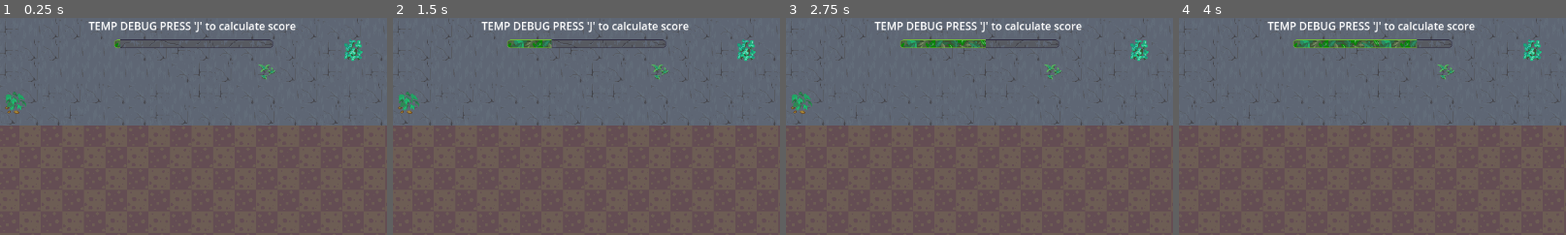
Above: before the commit, frames 1-4 (left to right).
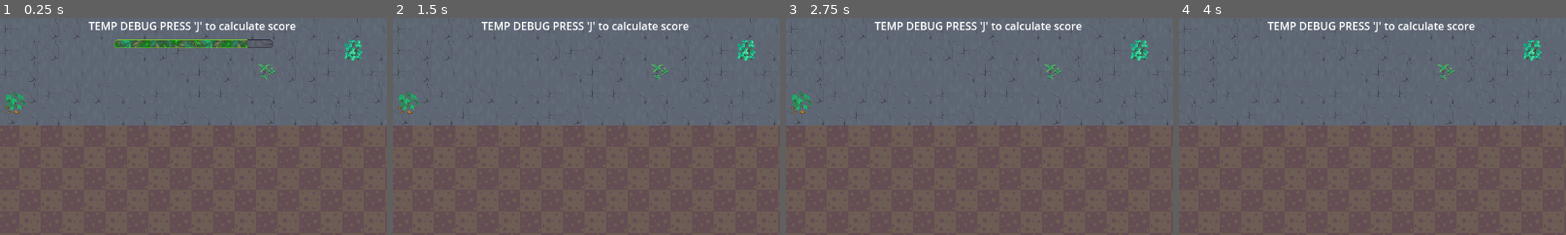
Above: after the commit, the same moments.

Repository: Ihmayor/Growup_GameJam_2025
Game: Godot game, scene res://main_garden.tscn
Two runs of this game, one before a commit and one after it. Both use one fixed random seed, a clock stepped at 60 frames per second and the inputs below.
Inputs (mouse positions are % of the whole screen's width and height, from its top left):
- Up to frame 1 (0.25 s): no input
- Up to frame 2 (1.5 s): tap J (test_calculate) at 0.5, 1.25 s; move the mouse to (1, 4) at 0.52 s; hold E (rotate_right) 0.53-1.28 s; hold Right mouse button (Shovel) 0.53-1.28 s; move the mouse to (1, 6) at 1.27 s; hold Q (rotate_left) from 1.28 s (still down); click (1, 6) at 1.35 s
- Up to frame 3 (2.75 s): tap J (test_calculate) at 2 s; move the mouse to (27, 20) at 2.02 s; release Q (rotate_left) at 2.03 s; hold E (rotate_right) from 2.03 s (still down); hold J (test_calculate) from 2.03 s (still down)
- Up to frame 4 (4 s): move the mouse to (27, 20) at 2.77 s; release J (test_calculate) at 2.78 s; right-click (27, 20) at 2.85 s; tap J (test_calculate) at 3.5 s; move the mouse to (7, 22) at 3.52 s; release E (rotate_right) at 3.53 s; press the mouse at (7, 22) at 3.53 s; hold Q (rotate_left) from 3.53 s (still down)
The pictures show only the part of the screen within x 25-75%, y 0-50%; the shares and areas given below are measured in that part.

The runs differ from the first frame. In frame 1, 1.3% of the frame differs, in the area x 31-64%, y 9-14%; in frame 2, 0.8%; in frame 3, 1.1%; in frame 4, 1.4%, in the area x 29-71%, y 9-14%.

Commit message:
update on the progress bar

Diff:
--- a/grow_up_game_jam_2025/main_garden.tscn
+++ b/grow_up_game_jam_2025/main_garden.tscn
@@ -63,7 +63,7 @@
 size_flags_horizontal = 4
 
 [node name="TimerProgressBar" parent="CanvasLayer" instance=ExtResource("6_0xhk5")]
-increment = 2
+increment = 8
 
 [node name="TileMapLayer" type="TileMapLayer" parent="."]
 tile_map_data = PackedByteArray("AAACAAAAAAAIAAAAAAADAAAAAAAIAAAAAAAEAAAAAAAGAAAAAAAFAAAAAAAHAAAAAAAGAAAAAAAFAAAAAAAHAA …(32080 unchanged characters)…
--- a/grow_up_game_jam_2025/scenes/UI/text_box.tscn
+++ b/grow_up_game_jam_2025/scenes/UI/text_box.tscn
@@ -1,6 +1,6 @@
 [gd_scene load_steps=2 format=3 uid="uid://14kx06325vrt"]
 
-[ext_resource type="Texture2D" uid="uid://dyvo2rqrhd7be" path="res://Assets/UI/UIBox.png" id="1_40ig8"]
+[ext_resource type="Texture2D" uid="uid://dyvo2rqrhd7be" path="res://assets/UI/UIBox.png" id="1_40ig8"]
 
 [node name="Control" type="NinePatchRect"]
 anchors_preset = 15
--- a/grow_up_game_jam_2025/scenes/UI/timer_progress_bar.gd
+++ b/grow_up_game_jam_2025/scenes/UI/timer_progress_bar.gd
@@ -5,7 +5,8 @@
 signal on_complete
 
 func _ready() -> void:
-	$TextureProgressBar.value = 0
+
+	$TextureProgressBar.value = $TextureProgressBar.max_value
 	start_timer()
 
 func start_timer():
@@ -13,14 +14,14 @@
 	$Timer.start()
 
 func _physics_process(delta: float):
-	if $TextureProgressBar.value == $TextureProgressBar.max_value:
+	if $TextureProgressBar.value == 0:
 		on_complete.emit()
 		stop_timer()
 
 func stop_timer():
 	$Timer.stop()
 	visible = false
-	$TextureProgressBar.value = 0
+	$TextureProgressBar.value = $TextureProgressBar.max_value
 
 func _on_timer_timeout() -> void:
-	$TextureProgressBar.value += increment
+	$TextureProgressBar.value -= increment
--- a/grow_up_game_jam_2025/scenes/UI/timer_progress_bar.tscn
+++ b/grow_up_game_jam_2025/scenes/UI/timer_progress_bar.tscn
@@ -1,8 +1,8 @@
 [gd_scene load_steps=4 format=3 uid="uid://dmhe7nvh3gme7"]
 
 [ext_resource type="Script" uid="uid://bbiutuh86xxrh" path="res://scenes/UI/timer_progress_bar.gd" id="1_61a54"]
-[ext_resource type="Texture2D" uid="uid://bxhbjxiflfk7y" path="res://Assets/UI/ProgressBar.png" id="1_uughn"]
-[ext_resource type="Texture2D" uid="uid://mdtwkvs1dj8p" path="res://Assets/UI/ProgressBarComplete.png" id="2_61a54"]
+[ext_resource type="Texture2D" uid="uid://bxhbjxiflfk7y" path="res://assets/UI/ProgressBar.png" id="1_uughn"]
+[ext_resource type="Texture2D" uid="uid://mdtwkvs1dj8p" path="res://assets/UI/ProgressBarComplete.png" id="2_61a54"]
 
 [node name="TimerProgressBar" type="Control"]
 layout_mode = 3
--- a/grow_up_game_jam_2025/scripts/resources/plant_data/Cucumber.tres
+++ b/grow_up_game_jam_2025/scripts/resources/plant_data/Cucumber.tres
@@ -1,6 +1,6 @@
 [gd_resource type="Resource" script_class="Plant" load_steps=3 format=3 uid="uid://b7kpi1wb3pw1o"]
 
-[ext_resource type="Texture2D" uid="uid://c4lm1eqpqfofv" path="res://Assets/Sprites/VegCukeStanding.png" id="1_au085"]
+[ext_resource type="Texture2D" uid="uid://c4lm1eqpqfofv" path="res://assets/Sprites/VegCukeStanding.png" id="1_au085"]
 [ext_resource type="Script" uid="uid://drng3ht5od8gi" path="res://scripts/resources/Plant.gd" id="1_l0gaf"]
 
 [resource]
--- a/grow_up_game_jam_2025/scripts/resources/plant_data/Eggplant.tres
+++ b/grow_up_game_jam_2025/scripts/resources/plant_data/Eggplant.tres
@@ -1,6 +1,6 @@
 [gd_resource type="Resource" script_class="Plant" load_steps=3 format=3 uid="uid://bt73q2gq4s313"]
 
-[ext_resource type="Texture2D" uid="uid://bkcitguhniaxc" path="res://Assets/Sprites/VegEggplantStanding.png" id="1_6rh25"]
+[ext_resource type="Texture2D" uid="uid://bkcitguhniaxc" path="res://assets/Sprites/VegEggplantStanding.png" id="1_6rh25"]
 [ext_resource type="Script" uid="uid://drng3ht5od8gi" path="res://scripts/resources/Plant.gd" id="1_jy1ui"]
 
 [resource]
--- a/grow_up_game_jam_2025/scripts/resources/plant_data/Lettuce.tres
+++ b/grow_up_game_jam_2025/scripts/resources/plant_data/Lettuce.tres
@@ -1,7 +1,7 @@
 [gd_resource type="Resource" script_class="Plant" load_steps=3 format=3 uid="uid://o54fv0lu1jdf"]
 
 [ext_resource type="Script" uid="uid://drng3ht5od8gi" path="res://scripts/resources/Plant.gd" id="1_6sxgd"]
-[ext_resource type="Texture2D" uid="uid://cxgb3x1a713lc" path="res://Assets/Sprites/VegLettuceStanding.png" id="1_pug1w"]
+[ext_resource type="Texture2D" uid="uid://cxgb3x1a713lc" path="res://assets/Sprites/VegLettuceStanding.png" id="1_pug1w"]
 
 [resource]
 script = ExtResource("1_6sxgd")
--- a/grow_up_game_jam_2025/scripts/resources/plant_data/Pepper.tres
+++ b/grow_up_game_jam_2025/scripts/resources/plant_data/Pepper.tres
@@ -1,7 +1,7 @@
 [gd_resource type="Resource" script_class="Plant" load_steps=3 format=3 uid="uid://1mdl623pu2h5"]
 
 [ext_resource type="Script" uid="uid://drng3ht5od8gi" path="res://scripts/resources/Plant.gd" id="1_a15nj"]
-[ext_resource type="Texture2D" uid="uid://n21p34r4kt4j" path="res://Assets/Sprites/VegPepperStanding.png" id="1_ygcjo"]
+[ext_resource type="Texture2D" uid="uid://n21p34r4kt4j" path="res://assets/Sprites/VegPepperStanding.png" id="1_ygcjo"]
 
 [resource]
 script = ExtResource("1_a15nj")
--- a/grow_up_game_jam_2025/scripts/resources/plant_data/Potato.tres
+++ b/grow_up_game_jam_2025/scripts/resources/plant_data/Potato.tres
@@ -1,7 +1,7 @@
 [gd_resource type="Resource" script_class="Plant" load_steps=3 format=3 uid="uid://c4ujxhrs1k5b"]
 
 [ext_resource type="Script" uid="uid://drng3ht5od8gi" path="res://scripts/resources/Plant.gd" id="1_1b04m"]
-[ext_resource type="Texture2D" uid="uid://pjxspaayjf0x" path="res://Assets/Sprites/VegPotatoStanding.png" id="1_3l1sd"]
+[ext_resource type="Texture2D" uid="uid://pjxspaayjf0x" path="res://assets/Sprites/VegPotatoStanding.png" id="1_3l1sd"]
 
 [resource]
 script = ExtResource("1_1b04m")
--- a/grow_up_game_jam_2025/scripts/resources/plant_data/Tomato.tres
+++ b/grow_up_game_jam_2025/scripts/resources/plant_data/Tomato.tres
@@ -1,6 +1,6 @@
 [gd_resource type="Resource" script_class="Plant" load_steps=3 format=3 uid="uid://dq021g682x5hl"]
 
-[ext_resource type="Texture2D" uid="uid://bgfd7rxlxmvbl" path="res://Assets/Sprites/VegTomatoStanding.png" id="1_nf6pb"]
+[ext_resource type="Texture2D" uid="uid://bgfd7rxlxmvbl" path="res://assets/Sprites/VegTomatoStanding.png" id="1_nf6pb"]
 [ext_resource type="Script" uid="uid://drng3ht5od8gi" path="res://scripts/resources/Plant.gd" id="1_smgcc"]
 
 [resource]
